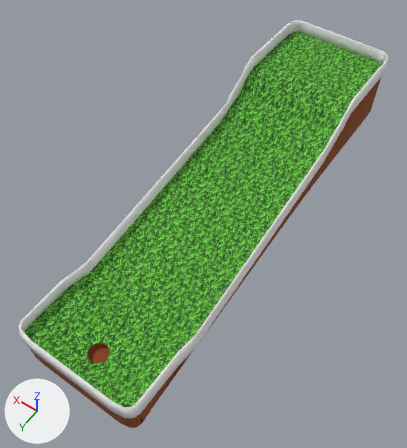
Two versions of the glTF model mini_golf_map_1/scene_low.gltf, one commit apart.
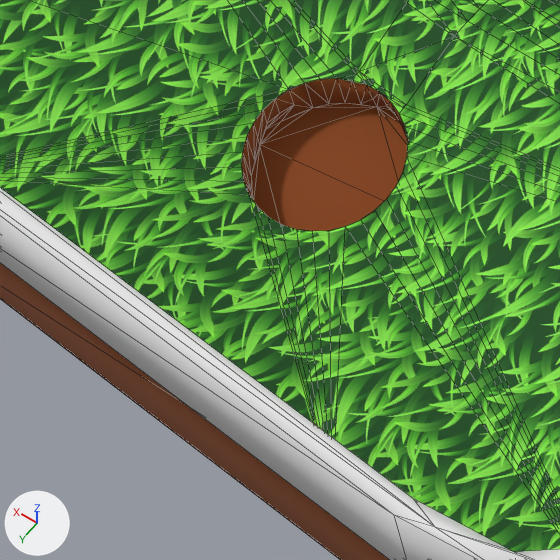
Each version appears first whole from a 50 mm lens placed at (-6.22, 16.02, 12.0), pointed at (0.11, 7.17, -1.91), and next in a close-up on the part from 13% to 32% of the width and 74% to 91% of the height. The axes (+X, +Y, +Z) are drawn at lower left. The lights are the same throughout. The close-ups show mesh edges as thin lines. Where no turn or scale is listed for an object, it has been applied to the vertices. Vertices at the same position are counted once.

In view in the first close-up: 'MiniCourse_Dirt_0', 'MiniCourse_Edge_0', 'MiniCourse_Grass_0'.
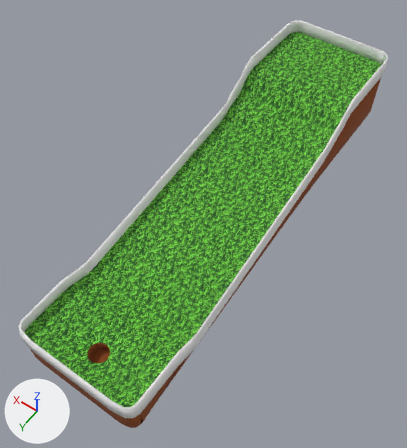
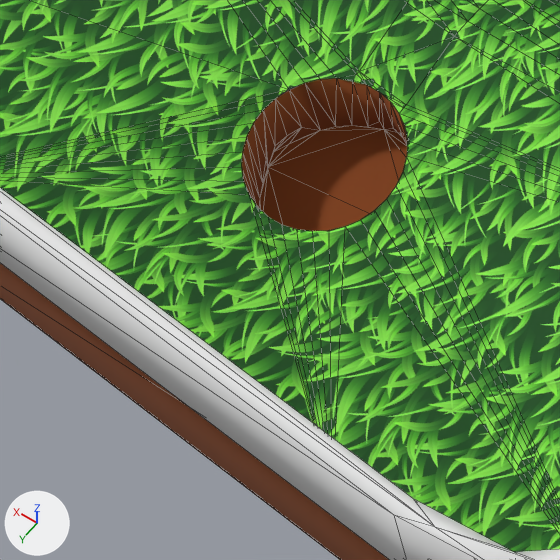
Pixel boxes [x1, y1, x2, y2] of what changed, in the close-ups (560 x 560 px; the box of a moved part takes in the faces that stretch with it):
part 1 of me_minicourse_dirt_0_002, moved or reshaped
    both: [242, 78, 408, 231]

The change, as a diff of the scene's bpy script:
```diff
--- a/mini_golf_map_1/scene_low.gltf.py
+++ b/mini_golf_map_1/scene_low.gltf.py
@@ me_minicourse_dirt_0_002 @@
 me_minicourse_dirt_0_002.from_pydata(...)  # 234 vertices, 366 faces; spans x -2.0..2.0, y -0.87..13.21, z -3.19..0.09
 # used by ob_minicourse_dirt_0; location = (0.0, 0.0, 0.0)
+# me_minicourse_dirt_0_002 part 1: all 48 vertices in x -0.34..0.34, y 11.88..12.56, z -2.49..-2.41 are moved by (0.0, 0.0, -0.19)
 me_minicourse_dirt_0_002.materials.append(mat_dirt_002)
```
